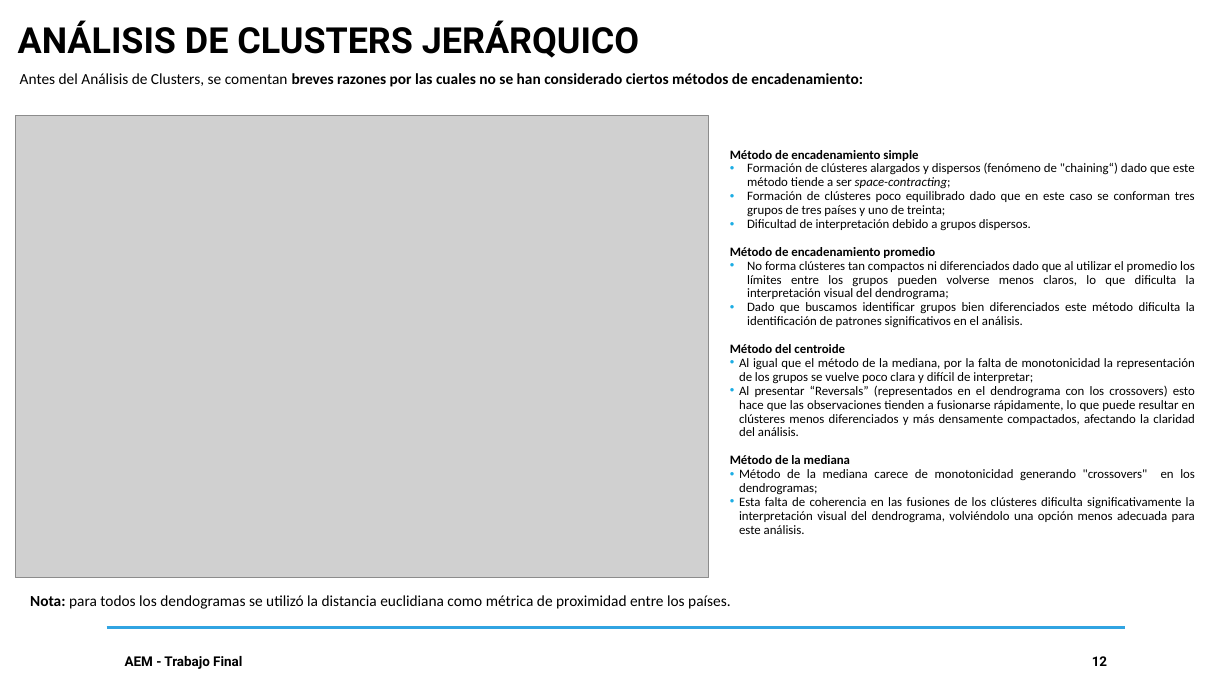
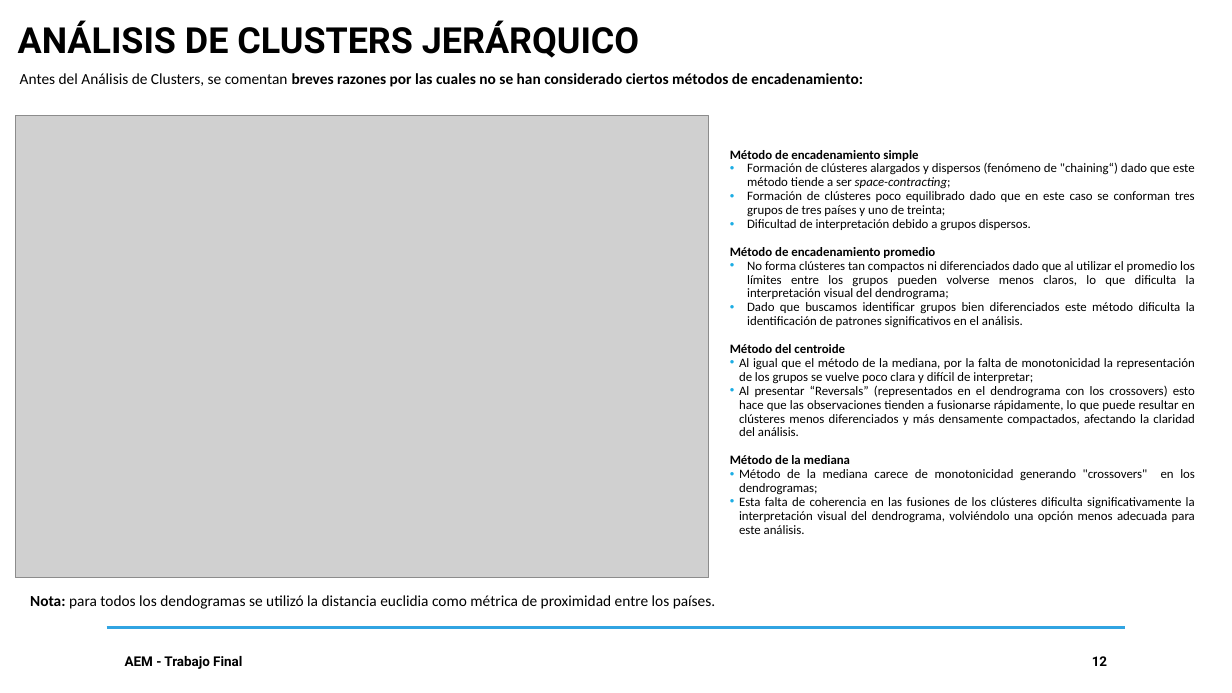
Before and after one commit to DavidGuzzi/MECMT04, a slide deck: slide 12 of AEM PPT 20240930.pptx. Drawn at 1232x693 pixels with LibreOffice and Linux fonts; fonts in the diff are those of the drawing; grey boxes stand for pictures. Boxes give left, top, right and bottom in pixels: in the first picture for what was removed or moved away, otherwise in the second. Text is boxed around its words. In the diff, an @@ line names an element or a change of style, - is before the commit and + after.

```diff
--- a/AEM PPT 20240930.pptx
+++ b/AEM PPT 20240930.pptx
@@ text at (30,595,716,609): text changed @@
-Nota: para todos los dendogramas se utilizó la distancia euclidiana como métrica de proximidad entre los países.
+Nota: para todos los dendogramas se utilizó la distancia euclidia como métrica de proximidad entre los países.
```
Also in this commit, not shown: 1 other slide changed, 1 other file.
